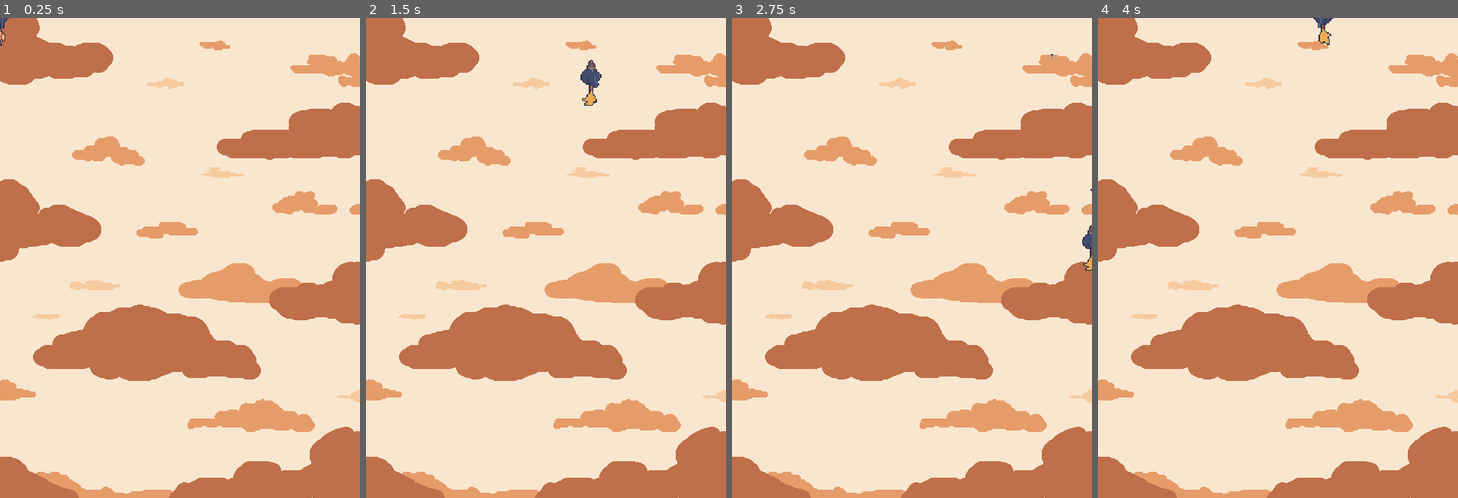
Above: before the commit, frames 1-4 (left to right).
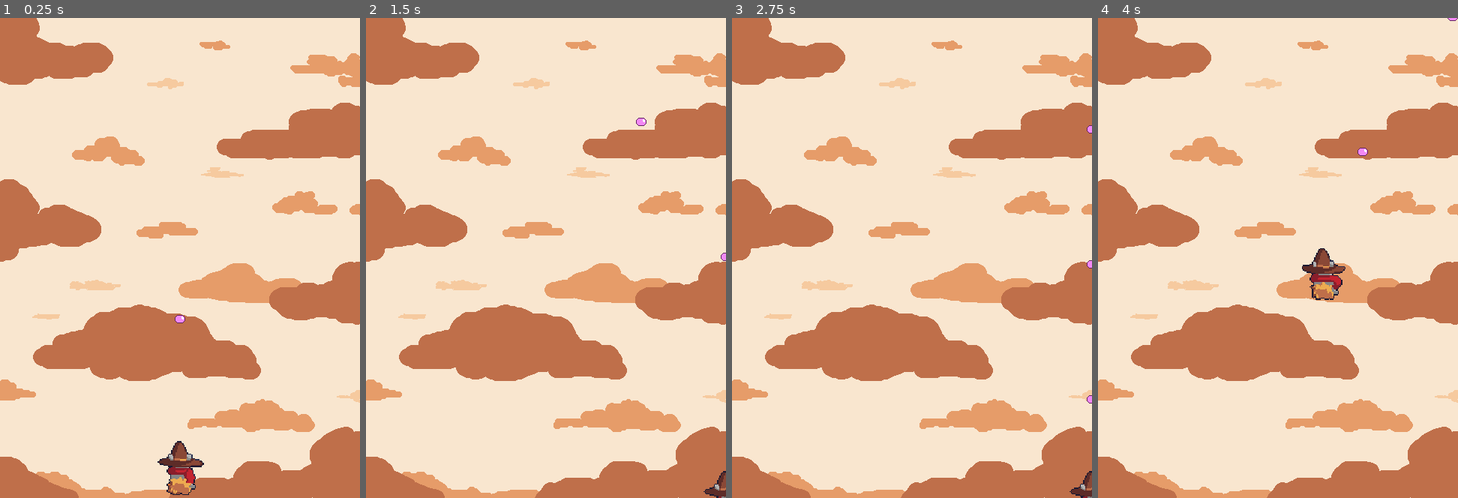
Above: after the commit, the same moments.

Repository: Poipurin/Shoot-em-up
Game: Godot game, scene res://assets/scenes/Game.tscn
Two runs of this game, one before a commit and one after it. Both use one fixed random seed, a clock stepped at 60 frames per second and the inputs below.
Inputs:
- Up to frame 1 (0.25 s): no input
- Up to frame 2 (1.5 s): hold Right (move_right) 0.53-1.28 s; hold Space (shoot) 0.53-1.28 s; hold Down (move_down) from 1.28 s (still down); tap Space (shoot) at 1.35 s
- Up to frame 3 (2.75 s): release Down (move_down) at 2.03 s; hold Right (move_right) from 2.03 s (still down); hold Space (shoot) from 2.03 s (still down)
- Up to frame 4 (4 s): release Right (move_right) at 2.78 s; release Space (shoot) at 2.78 s; hold Up (move_up) 2.78-3.53 s; tap Space (shoot) at 2.85 s; hold Left (move_left) from 3.53 s (still down); hold Space (shoot) from 3.53 s (still down)

The runs differ from the first frame. In frame 1, 0.8% of the frame differs, in the area x 0-57%, y 0-100%; in frame 2, 0.5%; in frame 3, 0.4%; in frame 4, 1.0%, in the area x 56-100%, y 0-59%.
Error after the commit: Invalid call. Nonexistent function 'animation_finished' in base 'AnimatedSprite'. (res://assets/script/bullets.gd:12)

Commit message:
player and bullets script

Diff:
--- a/Shoot-em-up/assets/scenes/Game.tscn
+++ b/Shoot-em-up/assets/scenes/Game.tscn
@@ -20,11 +20,10 @@
 texture = ExtResource( 2 )
 
 [node name="Player" parent="." instance=ExtResource( 1 )]
-position = Vector2( 0, 1 )
+position = Vector2( 242, 600 )
 __meta__ = {
 "_edit_group_": true
 }
-speed = 400
 
 [node name="bullets" parent="Player" instance=ExtResource( 6 )]
 
--- a/Shoot-em-up/assets/scenes/Player.tscn
+++ b/Shoot-em-up/assets/scenes/Player.tscn
@@ -1,24 +1,22 @@
-[gd_scene load_steps=10 format=2]
+[gd_scene load_steps=9 format=2]
 
-[ext_resource path="res://assets/art/players/characters/Player_test4.png" type="Texture" id=1]
+[ext_resource path="res://assets/art/players/characters/player/red_scarf5.png" type="Texture" id=1]
 [ext_resource path="res://assets/script/Player.gd" type="Script" id=2]
-[ext_resource path="res://assets/art/players/characters/Player_test6.png" type="Texture" id=3]
-[ext_resource path="res://assets/art/players/characters/Player_test5.png" type="Texture" id=4]
-[ext_resource path="res://assets/art/players/characters/Player_test2.png" type="Texture" id=5]
-[ext_resource path="res://assets/art/players/characters/Player_test3.png" type="Texture" id=6]
-[ext_resource path="res://assets/art/players/characters/Player_test1.png" type="Texture" id=7]
+[ext_resource path="res://assets/art/players/characters/player/red_scarf2.png" type="Texture" id=3]
+[ext_resource path="res://assets/art/players/characters/player/red_scarf4.png" type="Texture" id=4]
+[ext_resource path="res://assets/art/players/characters/player/red_scarf1.png" type="Texture" id=5]
+[ext_resource path="res://assets/art/players/characters/player/red_scarf3.png" type="Texture" id=6]
 
 [sub_resource type="SpriteFrames" id=2]
 animations = [ {
-"frames": [ ExtResource( 7 ), ExtResource( 5 ), ExtResource( 6 ), ExtResource( 1 ), ExtResource( 4 ), ExtResource( 3 ) ],
+"frames": [ ExtResource( 5 ), ExtResource( 3 ), ExtResource( 6 ), ExtResource( 4 ), ExtResource( 1 ) ],
 "loop": true,
 "name": "fly",
 "speed": 5.0
 } ]
 
 [sub_resource type="CapsuleShape2D" id=3]
-radius = 13.0
-height = 40.0
+height = 44.0
 
 [node name="Player" type="KinematicBody2D"]
 script = ExtResource( 2 )
@@ -29,11 +27,11 @@
 animation = "fly"
 
 [node name="CollisionShape2D" type="CollisionShape2D" parent="."]
-position = Vector2( 0, 4 )
+position = Vector2( -1, 3 )
 shape = SubResource( 3 )
 
 [node name="Spawn" type="Position2D" parent="."]
-position = Vector2( 0, -20 )
+position = Vector2( 0, -33 )
 
 [node name="ShootSpeed" type="Timer" parent="."]
 wait_time = 0.3
--- a/Shoot-em-up/assets/scenes/bullets.tscn
+++ b/Shoot-em-up/assets/scenes/bullets.tscn
@@ -1,15 +1,47 @@
-[gd_scene load_steps=4 format=2]
+[gd_scene load_steps=15 format=2]
 
-[ext_resource path="res://assets/art/players/particles/bullets/Basic_bullet1.png" type="Texture" id=1]
+[ext_resource path="res://assets/art/players/particles/bullets/player_basic_attack1.png" type="Texture" id=1]
 [ext_resource path="res://assets/script/bullets.gd" type="Script" id=2]
+[ext_resource path="res://assets/art/players/particles/bullets/player_basic_attack2.png" type="Texture" id=3]
+[ext_resource path="res://assets/art/players/particles/bullets/player_basic_attack4.png" type="Texture" id=4]
+[ext_resource path="res://assets/art/players/particles/bullets/player_basic_attack3.png" type="Texture" id=5]
+[ext_resource path="res://assets/art/players/particles/bullets/player_basic_attack_explode2.png" type="Texture" id=6]
+[ext_resource path="res://assets/art/players/particles/bullets/player_basic_attack_explode3.png" type="Texture" id=7]
+[ext_resource path="res://assets/art/players/particles/bullets/player_basic_attack8.png" type="Texture" id=8]
+[ext_resource path="res://assets/art/players/particles/bullets/player_basic_attack5.png" type="Texture" id=9]
+[ext_resource path="res://assets/art/players/particles/bullets/player_basic_attack6.png" type="Texture" id=10]
+[ext_resource path="res://assets/art/players/particles/bullets/player_basic_attack7.png" type="Texture" id=11]
+[ext_resource path="res://assets/art/players/particles/bullets/player_basic_attack_explode1.png" type="Texture" id=12]
+
+[sub_resource type="SpriteFrames" id=3]
+animations = [ {
+"frames": [ ExtResource( 12 ), ExtResource( 6 ), ExtResource( 7 ) ],
+"loop": true,
+"name": "collision",
+"speed": 5.0
+}, {
+"frames": [ ExtResource( 10 ), ExtResource( 11 ), ExtResource( 8 ) ],
+"loop": true,
+"name": "idle",
+"speed": 5.0
+}, {
+"frames": [ ExtResource( 1 ), ExtResource( 3 ), ExtResource( 5 ), ExtResource( 9 ), ExtResource( 4 ) ],
+"loop": true,
+"name": "spawn",
+"speed": 5.0
+} ]
 
 [sub_resource type="CapsuleShape2D" id=2]
 
 [node name="bullets" type="Area2D"]
 script = ExtResource( 2 )
 
-[node name="Sprite" type="Sprite" parent="."]
-texture = ExtResource( 1 )
+[node name="PlayerBullets" type="AnimatedSprite" parent="."]
+position = Vector2( -8, -54 )
+frames = SubResource( 3 )
+animation = "idle"
+frame = 1
+centered = false
 
 [node name="CollisionShape2D" type="CollisionShape2D" parent="."]
 shape = SubResource( 2 )
--- a/Shoot-em-up/assets/script/Bullets.gd
+++ b/Shoot-em-up/assets/script/Bullets.gd
@@ -3,5 +3,13 @@
 
 var speed = 600
 
+var bullet_status = 0
+
 func _physics_process(delta):
 	position.y -= delta * speed
+	if bullet_status == 0:
+		$PlayerBullets.animation = "spawn"
+		if $PlayerBullets.animation_finished() == true:
+			bullet_status = 1
+	if bullet_status == 1:
+		$PlayerBullets.animation = "idle"
--- a/Shoot-em-up/assets/script/Player.gd
+++ b/Shoot-em-up/assets/script/Player.gd
@@ -10,7 +10,8 @@
 
 func _ready():
 	screen_size = get_viewport_rect().size
-	#hide()
+	position = Vector2(240, 600)
+
 func _physics_process(delta):
 	var velocity = Vector2.ZERO
 	if Input.is_action_pressed("move_right"):
@@ -30,7 +31,7 @@
 		position.y = clamp(position.y, 0, screen_size.y)
 		$AnimatedSprite.animation = "fly"
 		$AnimatedSprite.flip_v = false
-		$AnimatedSprite.flip_h = velocity.x < 0
+		$AnimatedSprite.flip_h = false
 
 func start(pos):
 	position = pos
Not shown, added: Shoot-em-up/assets/art/players/characters/Player_test_b.png.import
Not shown, added: Shoot-em-up/assets/art/players/characters/player/red_scarf1.png.import
Not shown, added: Shoot-em-up/assets/art/players/characters/player/red_scarf2.png.import
Not shown, added: Shoot-em-up/assets/art/players/characters/player/red_scarf3.png.import
Not shown, added: Shoot-em-up/assets/art/players/characters/player/red_scarf4.png.import
Not shown, added: Shoot-em-up/assets/art/players/characters/player/red_scarf5.png.import
Not shown, added: Shoot-em-up/assets/art/players/particles/bullets/Basic_bullet_b1.png.import
Not shown, added: Shoot-em-up/assets/art/players/particles/bullets/Basic_bullet_b2.png.import
Not shown, added: Shoot-em-up/assets/art/players/particles/bullets/Basic_bullet_b3.png.import
Not shown, added: Shoot-em-up/assets/art/players/particles/bullets/Basic_bullet_b4.png.import
Not shown, added: Shoot-em-up/assets/art/players/particles/bullets/Basic_bullet_b5.png.import
Not shown, added: Shoot-em-up/assets/art/players/particles/bullets/Basic_bullet_b6.png.import
(and 11 more such lines)
